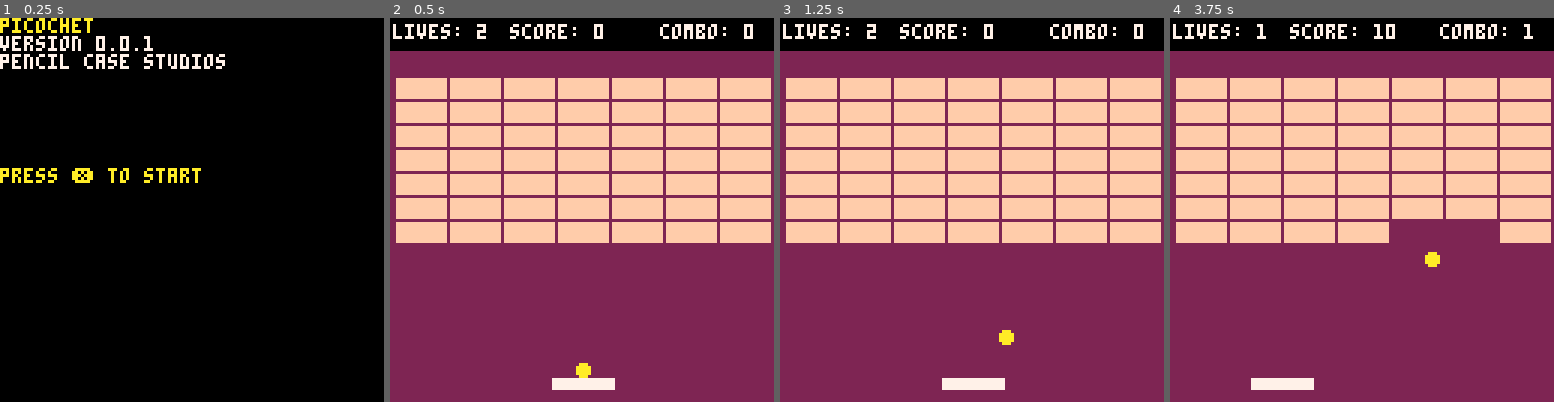
Above: before the commit, frames 1-4 (left to right).
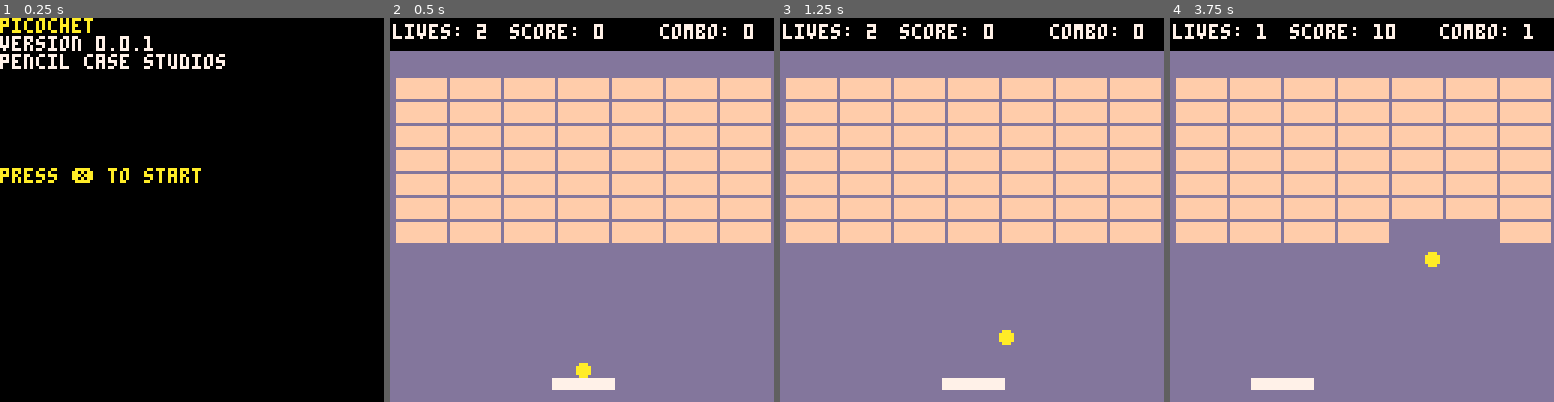
Above: after the commit, the same moments.

Repository: pencilcasestudios/picochet
Game: PICO-8 cartridge picochet.p8
The game is run twice, just before and just after one commit, with the same random seed, the same clock (stepped at 60 frames per second) and the same inputs.
Inputs:
- Up to frame 1 (0.25 s): no input
- Up to frame 2 (0.5 s): tap X (X key) at 0.33 s
- Up to frame 3 (1.25 s): tap X (X key) at 1.07 s
- Up to frame 4 (3.75 s): hold Right 1.6-2.1 s; tap X (X key) at 1.85, 2.97 s; hold Right 2.47-3.03 s; hold Left 3.08-3.58 s

Frame 1 is identical in both runs. In frame 2, 55% of the frame differs, in the area x 0-100%, y 8-100%; in frame 3, 55%; in frame 4, 57%.

Commit message:
Update colour names

Diff:
--- a/picochet.p8
+++ b/picochet.p8
@@ -21,19 +21,19 @@
 	-- game colours
 	black = 0
 	dark_blue = 1
-	purple = 2
-	-- unnamed colour=3
+	maroon = 2
+	dark_green = 3
 	brown = 4
-	-- unnamed colour=5
+	dark_gray =5
 	gray = 6
 	white = 7
 	red = 8
 	orange = 9
 	yellow = 10
-	-- unnamed colour=11
-	-- unnamed colour=12
-	-- unnamed colour=13
-	-- unnamed colour=14
+	light_green=11
+	blue=12
+	purple=13
+	pink=14
 	sand = 15
 
 	paddle_colour = white
@@ -838,25 +838,27 @@
 
 
 
-…(22 lines of a section not shown)…
+__map__
+0000000000000000000000000000010000000000000000000000000000000000000000000000000000000000000000000000000000000000000000000000000000000000000000000000000000000000000000000000000000000000000000000000000000000000000000000000000000000000000000000000000000000000
+…(22 lines of a section not shown)…
Not shown, changed: 22 lines of the sprite sheet (__gfx__) section of picochet.p8
